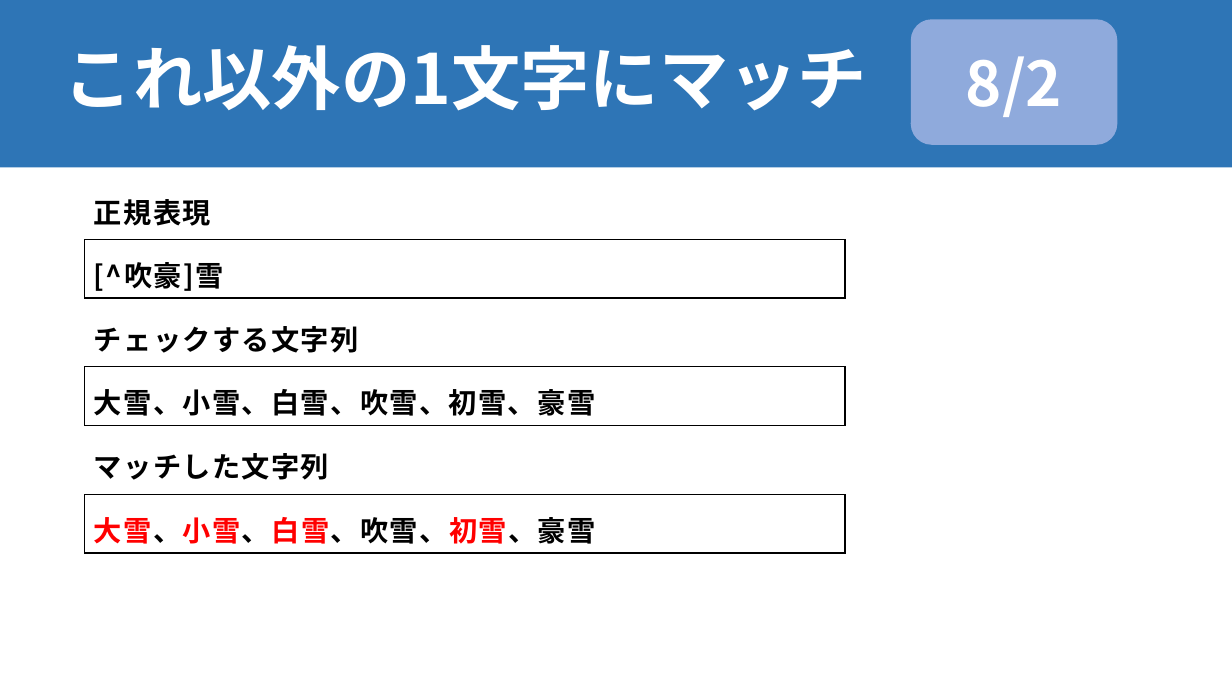
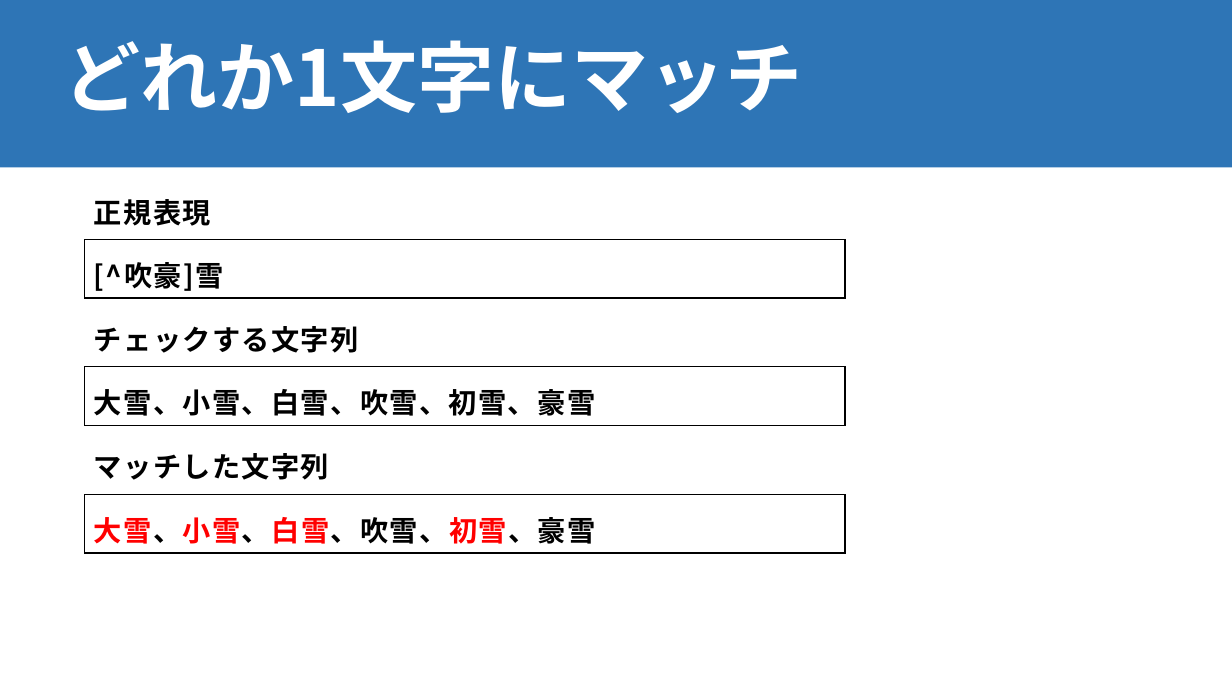
Before and after one commit to mugifusen/NLP100, a slide deck: slide 15 of chap03/正規表現.pptx. Drawn at 1232x693 pixels with LibreOffice and Linux fonts; fonts in the diff are those of the drawing. Boxes give left, top, right and bottom in pixels: in the first picture for what was removed or moved away, otherwise in the second. Text is boxed around its words. In the diff, an @@ line names an element or a change of style, - is before the commit and + after.

```diff
--- a/chap03/正規表現.pptx
+++ b/chap03/正規表現.pptx
@@ rounded rectangle removed at [911, 19, 1117, 145] @@
-8/2
@@ title at [64, 40, 802, 113]: text changed; size 54 to 60 pt @@
-これ以外の1文字にマッチ
+どれか1文字にマッチ
```
Also in this commit, not shown: 33 other slides changed, 24 slides added, 8 slides removed, 1 other file.
